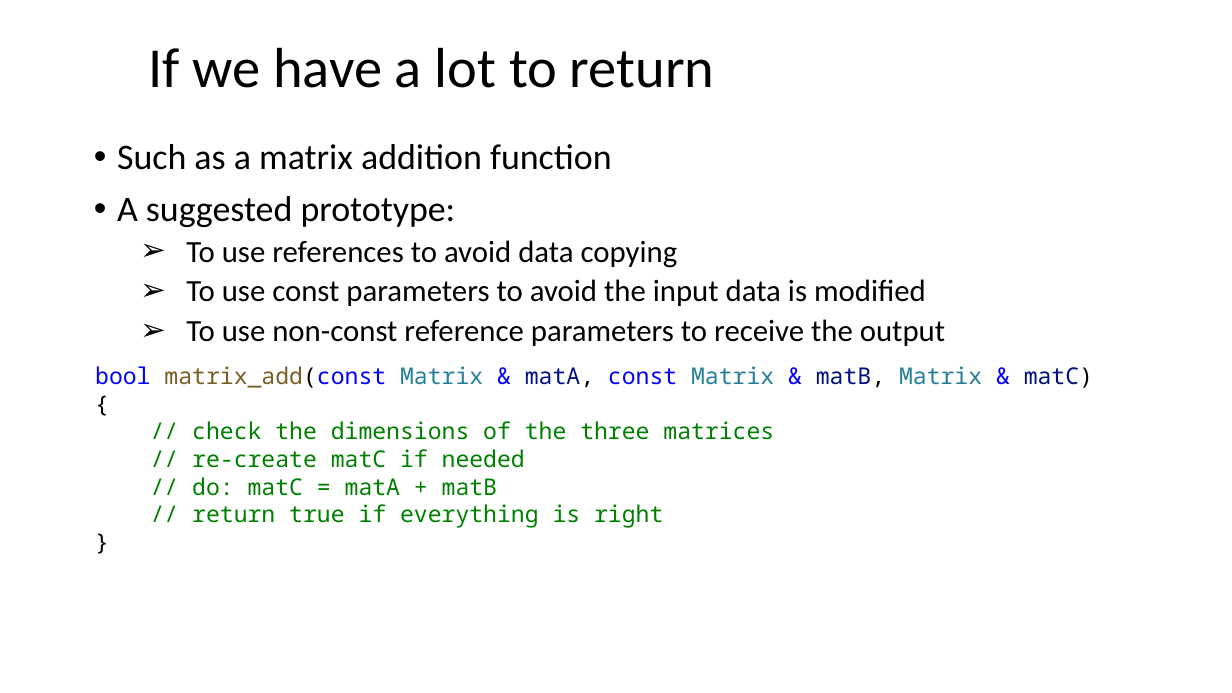
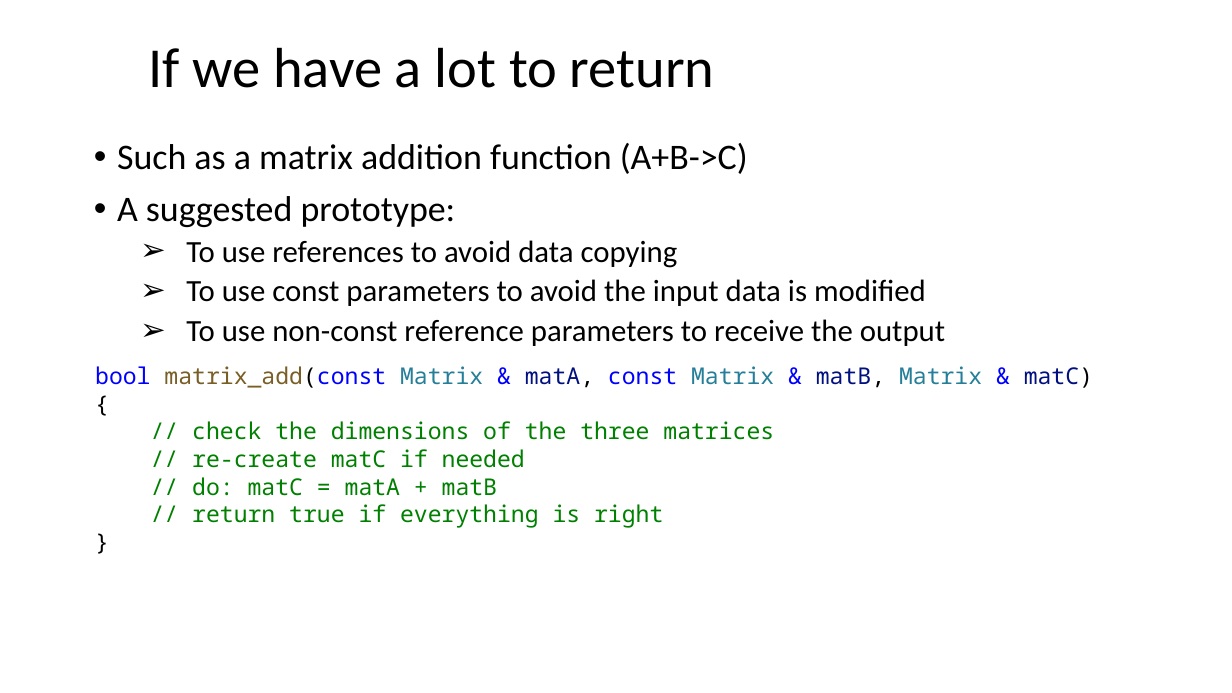
Before and after one commit to dayekuaipao/CPPLearning, a slide deck: slide 28 of week06/Lecture06.pptx. Drawn at 1232x693 pixels with LibreOffice and Linux fonts; fonts in the diff are those of the drawing; background and template pictures are left out. Boxes give left, top, right and bottom in pixels: in the first picture for what was removed or moved away, otherwise in the second. Text is boxed around its words. In the diff, an @@ line names an element or a change of style, - is before the commit and + after.

```diff
--- a/week06/Lecture06.pptx
+++ b/week06/Lecture06.pptx
@@ text at (117,143,748,174): text changed @@
-• Such as a matrix addition function
+• Such as a matrix addition function (A+B->C)
```
Also in this commit, not shown: 5 other slides changed, 2 other files.
